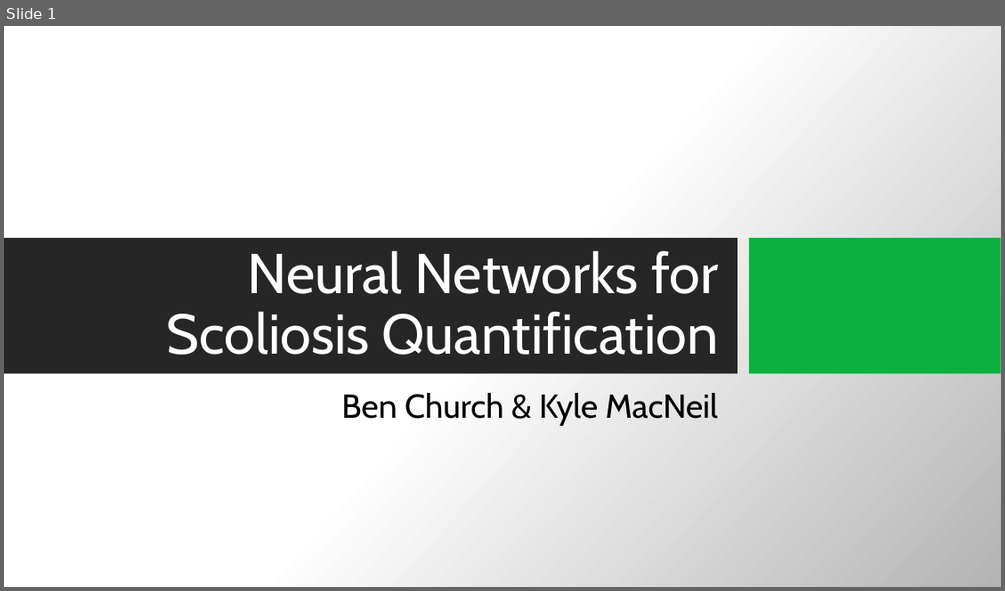
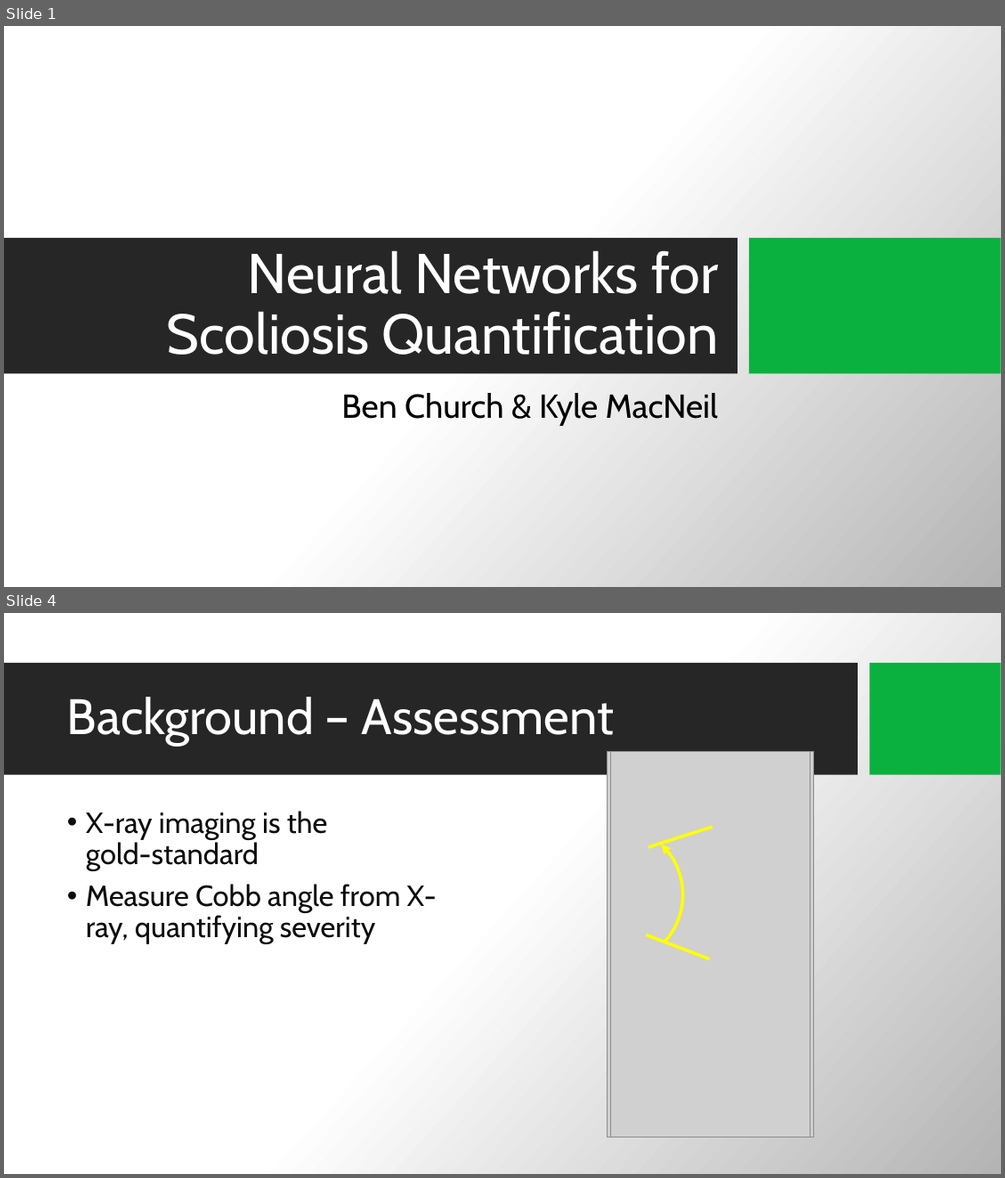
Before and after one commit to BenChurch/Fall2016, a slide deck: CISC874/Project/Presentation/0bc15Presentation.pptx. Shown one above the other, each under a label of ours: slide 1 before the commit, slides 1 and 4 after it; the slides between them are not shown. The pictures are 1005x591 and 1005x1178 pixels, drawn with LibreOffice and Linux fonts; fonts in the diff are those of the drawing; grey boxes stand for pictures; background and template pictures are left out. Boxes give left, top, right and bottom in pixels: in the first picture for what was removed or moved away, otherwise in the second. Text is boxed around its words. In the diff, an @@ line names an element or a change of style, - is before the commit and + after.

```diff
--- a/CISC874/Project/Presentation/0bc15Presentation.pptx
+++ b/CISC874/Project/Presentation/0bc15Presentation.pptx
@@ slide 4 added at [4,613,1001,1174], background picture (left out) @@
@@ rectangle added at [4,663,858,775], fill #262626 @@
@@ rectangle added at [870,663,1001,775], fill #0BB13E @@
@@ title added at [67,697,614,746], 48 pt, text #FFFFFF @@
+Background – Assessment
@@ picture added at [607,751,814,1137] @@
@@ picture added at [610,751,810,1137] @@
@@ arc (boxed as its full ellipse) added at [515,796,712,993], outline #FFFF00 3 pt @@
@@ text added at [86,811,437,944], 28 pt, text #0D0D0D @@
+• X-ray imaging is the
+  gold-standard
+• Measure Cobb angle from X-ray, quantifying severity
@@ line added from (712, 827) to (648, 847), #FFFF00 3 pt @@
@@ line added from (709, 959) to (647, 934), #FFFF00 3 pt @@
```
Also in this commit, not shown: 6 slides changed, 4 other slides added, 1 slide removed, 24 other files.
